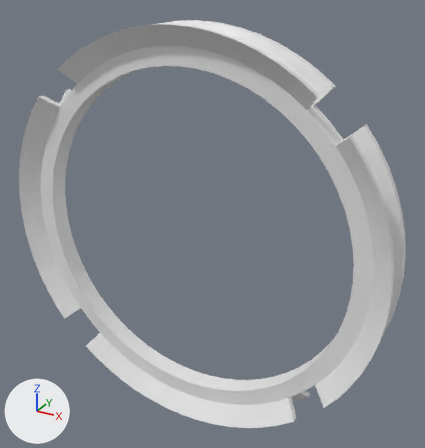
An edit to the Blender file Blender Files/Checkpoint_ring.blend, drawn before and after from the same camera.
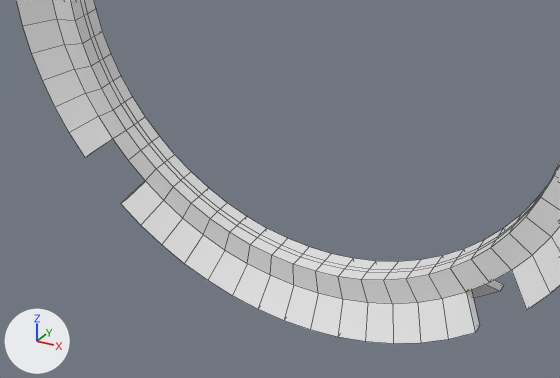
Each version is shown whole from a camera (50 mm lens) standing at (41.0, -67.4, 36.9) and looking at (2.6, 2.4, 2.0), then close up on the part from 3% to 81% of the width and 51% to 100% of the height. The axes (+X, +Y, +Z) are drawn at lower left. The lights are the same throughout. The older version's two pictures come first. The close-ups show mesh edges as thin lines.
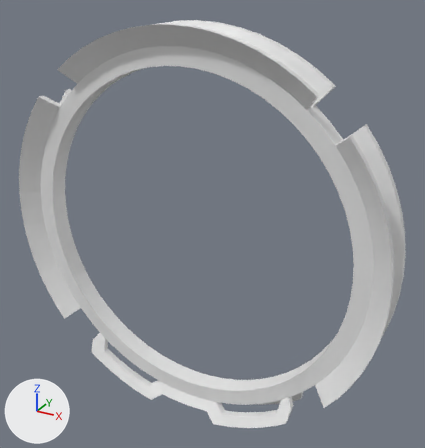
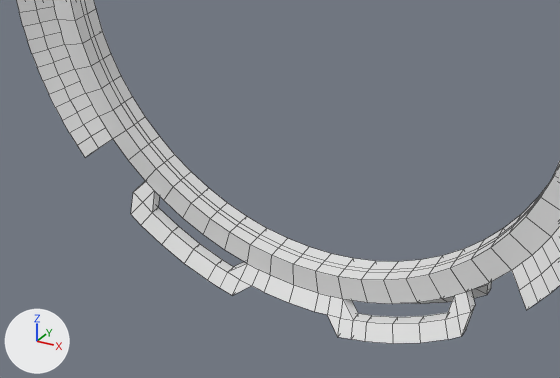
Pixel boxes (x1, y1, x2, y2) of what changed, in the close-ups (560 x 378 px):
part 1 of me_cylinder, cut back: before (121, 181, 504, 339); after (16, 0, 560, 344)

Diff of the bpy script that builds the scene:
```diff
--- a/Blender Files/Checkpoint_ring.blend.py
+++ b/Blender Files/Checkpoint_ring.blend.py
@@ me_cylinder @@
 # used by ob_cylinder; location = (0.0, 0.0, 0.0); rotation_euler = (1.571, 0.0, 0.0), in degrees (90, 0, 0)
-me_cylinder.from_pydata(...)  # 759 vertices, 876 faces; spans x -30.2..30.2, y -30.2..30.2, z -3.5..3.5
+me_cylinder.from_pydata(...)  # 1540 vertices, 1660 faces; spans x -30.2..30.2, y -29.7..30.2, z -3.5..3.5
+# me_cylinder part 1: 4 vertices moved from x 0.0, y -30.2, z -3.5..3.5 to x 0.0, y -28.9, z -2.5..2.5; 16 vertices removed from x -19.2..19.2, y -30.1..-23.4, z -3.5..3.5; 797 vertices added at x -30.2..30.2, y -29.3..30.2, z -3.5..3.5
```
